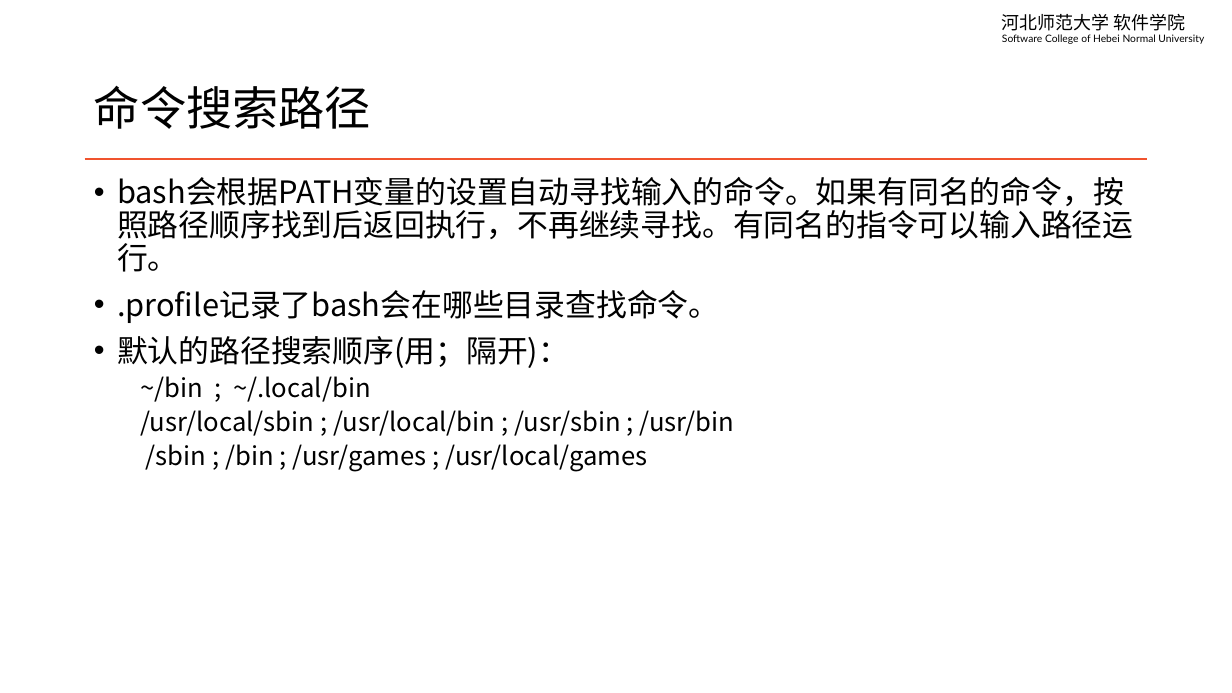
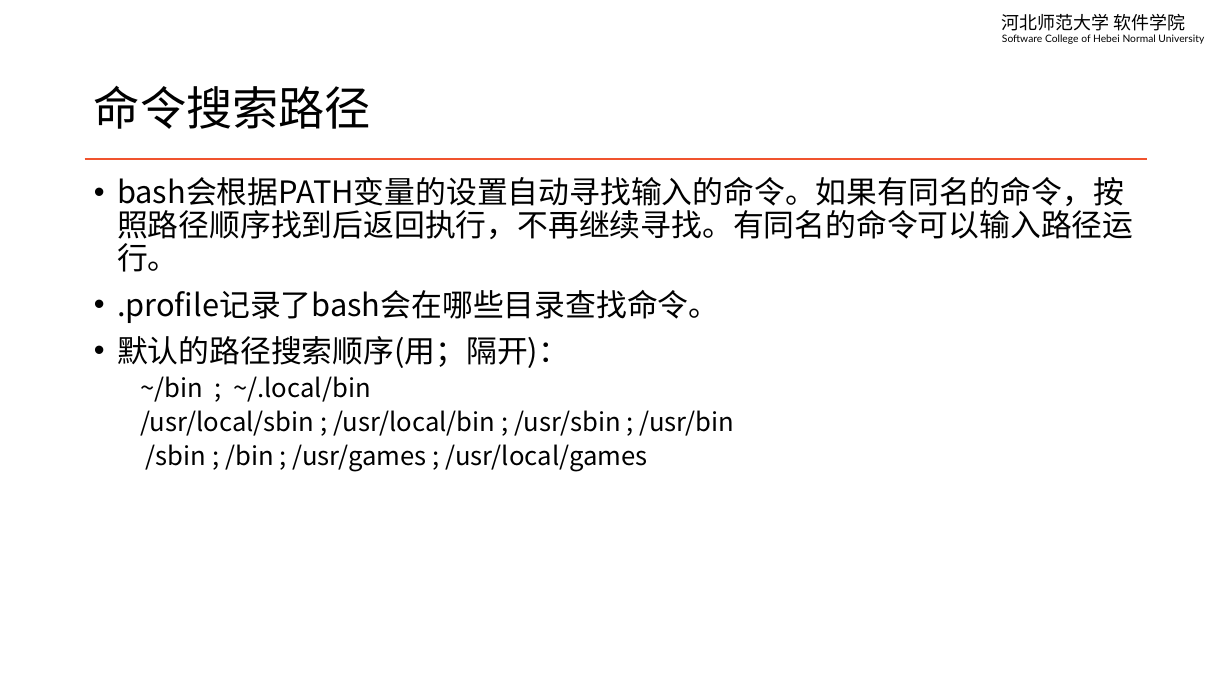
Before and after one commit to edu2act/course-linux-system, a slide deck: slide 8 of materials/slides/ch03-terminal-and-basic.pptx. Drawn at 1232x693 pixels with LibreOffice and Linux fonts; fonts in the diff are those of the drawing. Boxes give left, top, right and bottom in pixels: in the first picture for what was removed or moved away, otherwise in the second. Text is boxed around its words. In the diff, an @@ line names an element or a change of style, - is before the commit and + after.

```diff
--- a/materials/slides/ch03-terminal-and-basic.pptx
+++ b/materials/slides/ch03-terminal-and-basic.pptx
@@ text at (x1=117, y1=177, x2=1133, y2=272): text changed @@
-• bash会根据PATH变量的设置自动寻找输入的命令。如果有同名的命令，按照路径顺序找到后返回执行，不再继续寻找。有同名的指令可以输入路径运行。
+• bash会根据PATH变量的设置自动寻找输入的命令。如果有同名的命令，按照路径顺序找到后返回执行，不再继续寻找。有同名的命令可以输入路径运行。
```
Also in this commit, not shown: 4 other slides changed, 2 other files.
